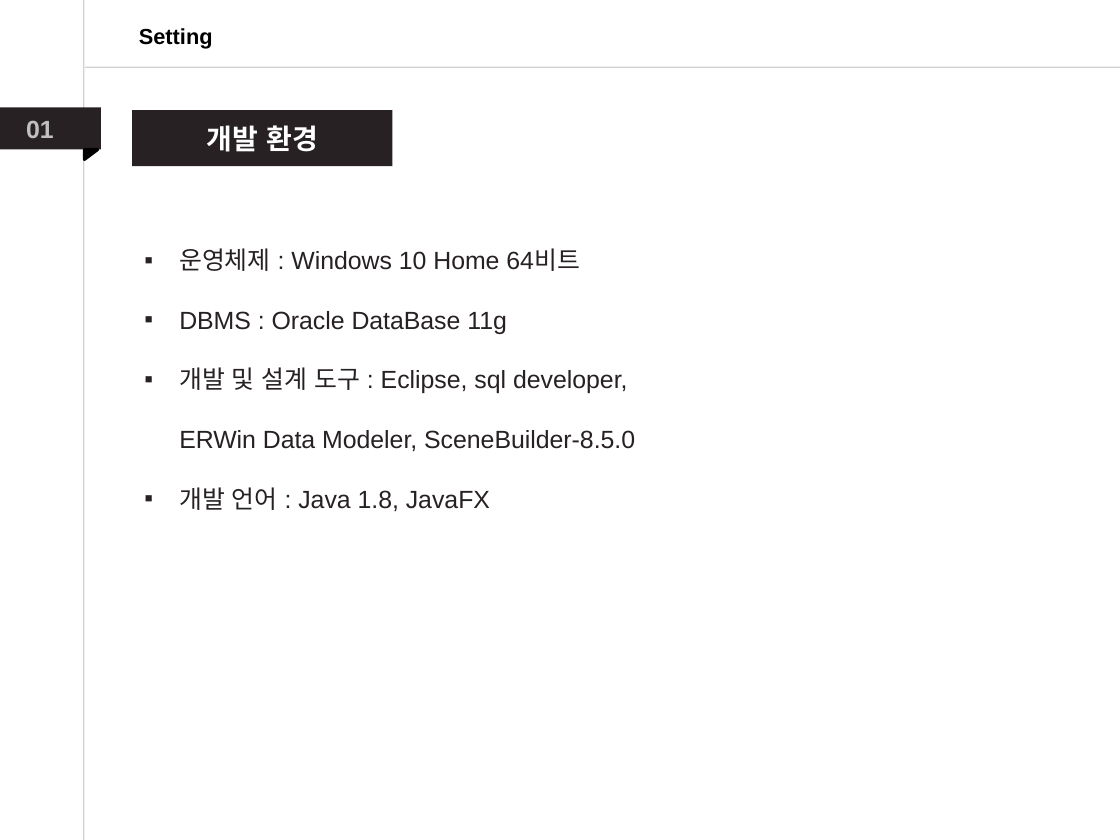
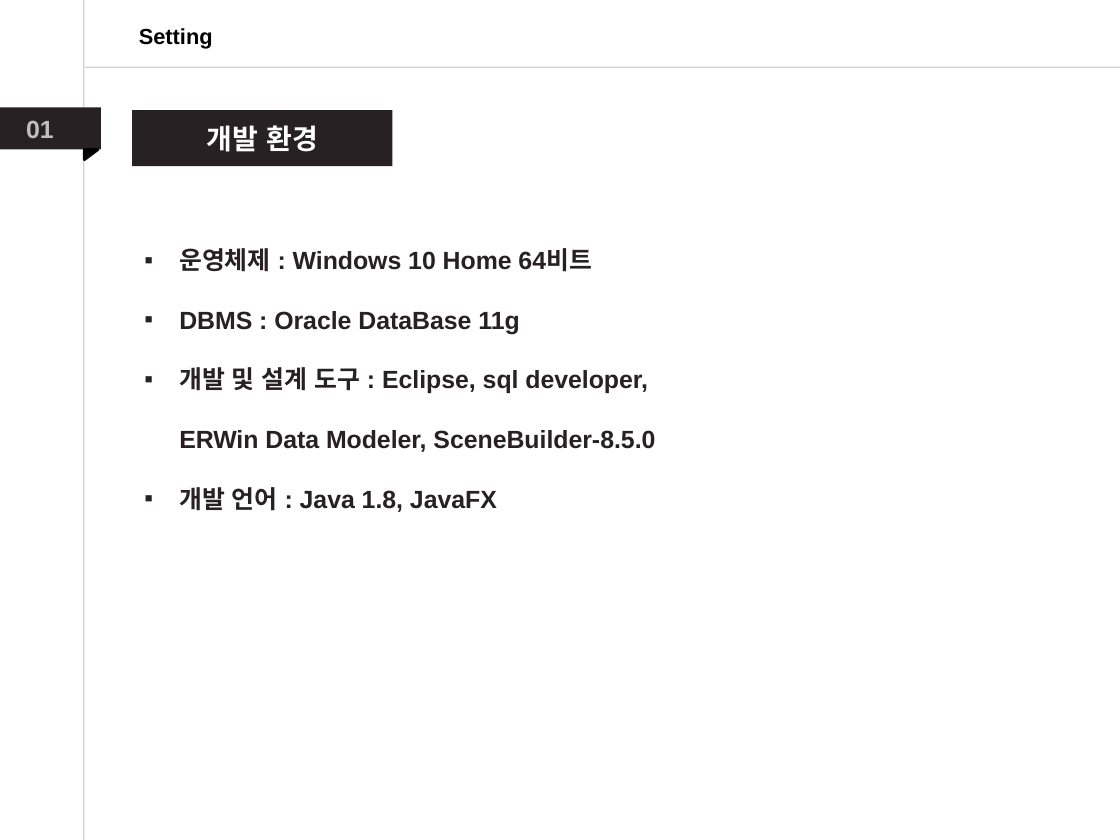
Before and after one commit to Dong-Jun-Shin/COMP_project, a slide deck: slide 15 of Document/DOC_source/ppt/pptTemp.pptx. Drawn at 1120x840 pixels with LibreOffice and Linux fonts; fonts in the diff are those of the drawing. Boxes give left, top, right and bottom in pixels: in the first picture for what was removed or moved away, otherwise in the second. Text is boxed around its words. In the diff, an @@ line names an element or a change of style, - is before the commit and + after.

```diff
--- a/Document/DOC_source/ppt/pptTemp.pptx
+++ b/Document/DOC_source/ppt/pptTemp.pptx
@@ text "운영체제 : Windows 10 Home ..." at bbox=[179, 248, 655, 512]: bold on @@
```
Also in this commit, not shown: 10 other slides changed, 5 slides added, 2 slides removed, 2 other files.
